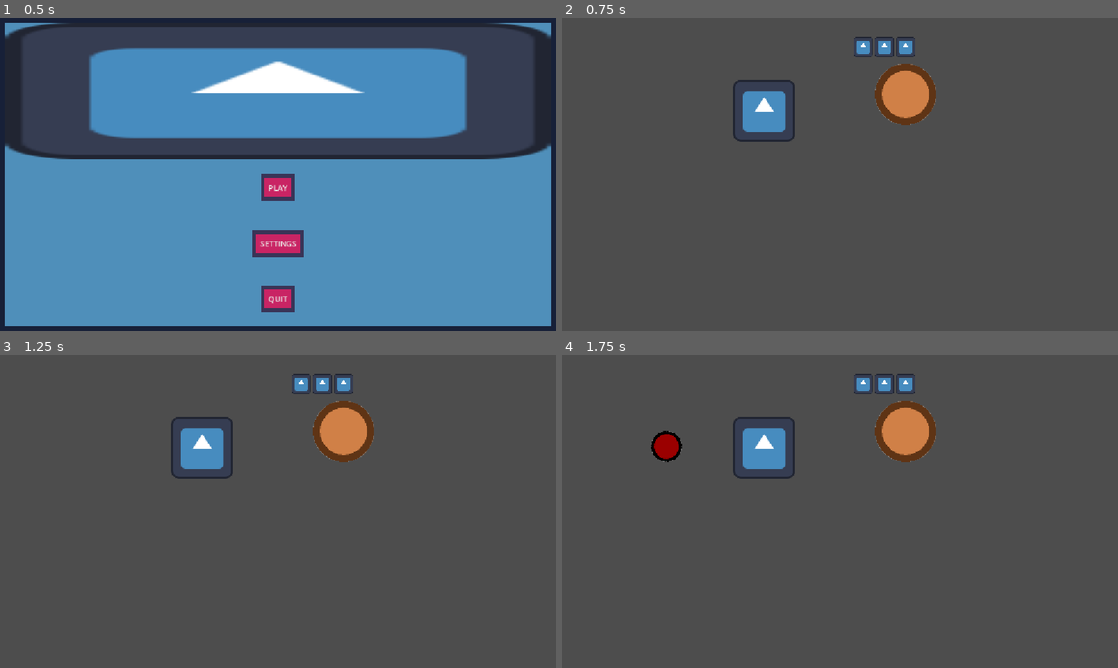
Above: before the commit, frames 1-4 (two rows, left to right).
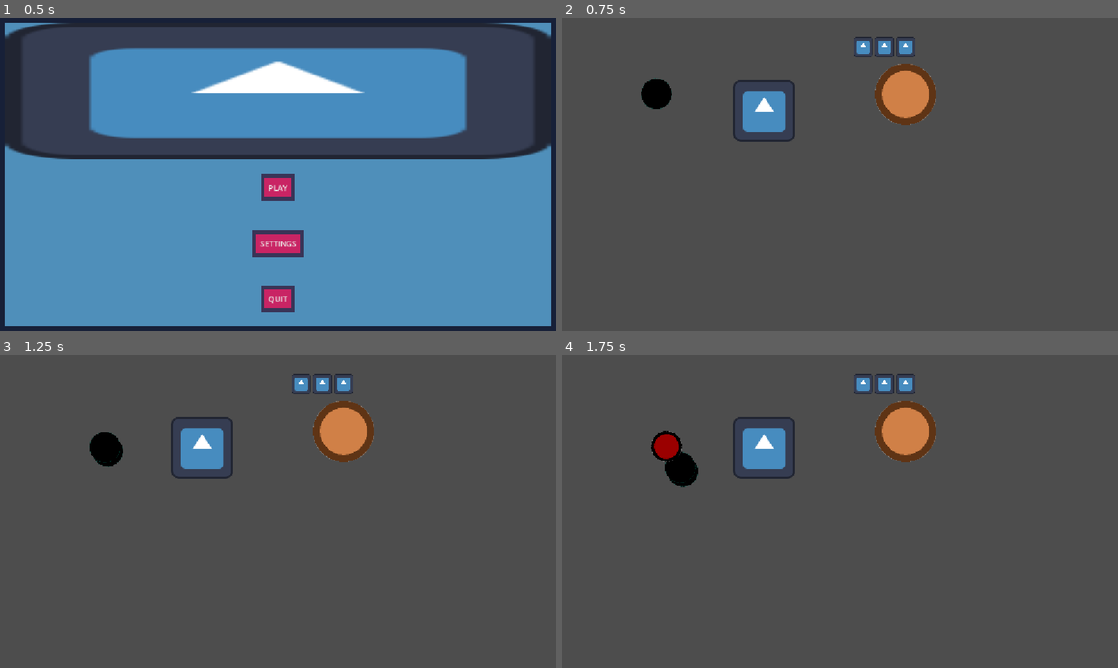
Above: after the commit, the same moments.

Repository: MagnusLucas/BrackeysAugust26
Game: Godot game, scene res://scenes/main_menu.tscn
Two runs of this game, one before a commit and one after it. Both use one fixed random seed, a clock stepped at 60 frames per second and the inputs below. The engine's default icon, where the game draws it, is replaced by a stand-in: a white triangle on a blue panel in a dark square.
Inputs (mouse positions are in pixels of both pictures, inside the frame that each line leads up to):
- Up to frame 1 (0.5 s): no input
- Up to frame 2 (0.75 s): click "PLAY" at 0.5 s
- Up to frame 3 (1.25 s): no input
- Up to frame 4 (1.75 s): click (840, 508) at 1.25 s

Frame 1 is identical in both runs. In frame 2, 0.4% of the frame differs, in the area x 14-20%, y 19-30%; in frame 3, 0.5%, in the area x 16-23%, y 24-36%; in frame 4, 0.5%.

Commit message:
Added enemy waves and fixed tower shooting bug

Diff:
--- /dev/null
+++ b/components/enemy_spawner.gd
@@ -0,0 +1,62 @@
+@tool
+class_name EnemySpawner
+extends Node2D
+
+const ENEMY = preload("res://scenes/enemy/enemy.tscn")
+
+@export var parent: Node2D
+@export var wave_array: Array[Wave]
+@export var wave_timer: Timer
+@export var spawn_interval_timer: Timer
+
+var current_wave_id := 0
+var current_wave: Wave
+
+
+func _init() -> void:
+	if !Engine.is_editor_hint():
+		return
+	var timer := Timer.new()
+	add_child(timer)
+	timer.name = "WaveTimer"
+	wave_timer = timer
+	timer = Timer.new()
+	add_child(timer)
+	timer.name = "SpawnIntervalTimer"
+	spawn_interval_timer = timer
+
+
+func _ready() -> void:
+	if Engine.is_editor_hint():
+		wave_timer.owner = get_tree().edited_scene_root
+		spawn_interval_timer.owner = get_tree().edited_scene_root
+		return
+
+
+	wave_timer.timeout.connect(_on_wave_timer_timeout)
+	spawn_interval_timer.timeout.connect(_on_interval_timer_timeout)
+	if !wave_array.is_empty():
+		current_wave = wave_array[0]
+		current_wave.spawning_finished.connect(spawn_interval_timer.stop)
+		spawn_interval_timer.start(current_wave.get_interval_between_spawns())
+		wave_timer.start(current_wave.wave_length)
+
+
+func _on_wave_timer_timeout() -> void:
+	current_wave_id += 1
+	if current_wave_id < wave_array.size():
+		current_wave = wave_array[current_wave_id]
+		current_wave.spawning_finished.connect(spawn_interval_timer.stop)
+		spawn_interval_timer.start(current_wave.get_interval_between_spawns())
+		wave_timer.start(current_wave.wave_length)
+
+
+func _on_interval_timer_timeout() -> void:
+	spawn_enemy()
+	current_wave.register_enemy_spawn()
+
+
+func spawn_enemy() -> void:
+	var enemy := ENEMY.instantiate()
+	enemy.modulate = wave_array[current_wave_id].enemy_colour
+	parent.add_child(enemy)
--- /dev/null
+++ b/data/wave_stats.gd
@@ -0,0 +1,22 @@
+class_name Wave
+extends Resource
+
+signal spawning_finished
+
+@export var enemy_colour: Color
+@export var number_of_enemies: int
+@export var wave_length: float
+## Shorter than wave length...
+@export var spawn_time: float
+
+var enemies_spawned := 0
+
+
+func get_interval_between_spawns() -> float:
+	return spawn_time / number_of_enemies
+
+
+func register_enemy_spawn() -> void:
+	enemies_spawned += 1
+	if enemies_spawned == number_of_enemies:
+		spawning_finished.emit()
--- a/scenes/enemy/enemy.gd
+++ b/scenes/enemy/enemy.gd
@@ -15,7 +15,6 @@
 
 
 func _take_damage(amount: float) -> void:
-	print("ouch!", stats.health, stats.health - amount)
 	stats.health -= amount
 	if stats.health <= 0:
 		_die()
--- a/scenes/test_scene.tscn
+++ b/scenes/test_scene.tscn
@@ -4,12 +4,30 @@
 [ext_resource type="PackedScene" uid="uid://bde4jky2aqxhm" path="res://scenes/enemy/enemy.tscn" id="2_nd71p"]
 [ext_resource type="PackedScene" uid="uid://b6qexenqqef30" path="res://scenes/base/base.tscn" id="3_nd71p"]
 [ext_resource type="PackedScene" uid="uid://b4ynafkntrxwl" path="res://scenes/tower/tower.tscn" id="4_7ddre"]
+[ext_resource type="Script" uid="uid://bgrv1axsi84hd" path="res://components/enemy_spawner.gd" id="5_qjeyg"]
+[ext_resource type="Script" uid="uid://bt1xs3f0rj8s1" path="res://data/wave_stats.gd" id="6_3qnke"]
 
 [sub_resource type="Curve2D" id="Curve2D_7ddre"]
 _data = {
 "points": PackedVector2Array(0, 0, 0, 0, 193, 153, 0, 0, 0, 0, 308, 330, 0, 0, 0, 0, 705, 159)
 }
 point_count = 3
+
+[sub_resource type="Resource" id="Resource_qjeyg"]
+script = ExtResource("6_3qnke")
+enemy_colour = Color(0, 0.59607846, 0.49019608, 1)
+number_of_enemies = 2
+wave_length = 5.0
+spawn_time = 0.2
+metadata/_custom_type_script = "uid://bt1xs3f0rj8s1"
+
+[sub_resource type="Resource" id="Resource_3qnke"]
+script = ExtResource("6_3qnke")
+enemy_colour = Color(1, 0, 1, 1)
+number_of_enemies = 5
+wave_length = 3.0
+spawn_time = 2.0
+metadata/_custom_type_script = "uid://bt1xs3f0rj8s1"
 
 [node name="Node" type="Node" unique_id=1642193432]
 
@@ -36,3 +54,15 @@
 
 [node name="Tower" parent="." unique_id=1378462679 instance=ExtResource("4_7ddre")]
 position = Vector2(419, 192)
+
+[node name="EnemySpawner" type="Node2D" parent="." unique_id=899718097 node_paths=PackedStringArray("parent", "wave_timer", "spawn_interval_timer")]
+script = ExtResource("5_qjeyg")
+parent = NodePath("../Path2D")
+wave_array = Array[ExtResource("6_3qnke")]([SubResource("Resource_qjeyg"), SubResource("Resource_3qnke")])
+wave_timer = NodePath("WaveTimer")
+spawn_interval_timer = NodePath("SpawnIntervalTimer")
+metadata/_custom_type_script = "uid://bgrv1axsi84hd"
+
+[node name="WaveTimer" type="Timer" parent="EnemySpawner" unique_id=614789414]
+
+[node name="SpawnIntervalTimer" type="Timer" parent="EnemySpawner" unique_id=1252083182]
--- a/scenes/tower/tower.gd
+++ b/scenes/tower/tower.gd
@@ -35,8 +35,9 @@
 
 func _on_attack_range_enemy_entered(enemy: Enemy) -> void:
 	if enemies_in_range.is_empty():
-		shoot(enemy)
-		attack_interval_timer.start()
+		if attack_interval_timer.is_stopped():
+			shoot(enemy)
+			attack_interval_timer.start()
 	enemies_in_range.append(enemy)
 
 
Not shown, added: components/enemy_spawner.gd.uid
Not shown, added: data/wave_stats.gd.uid
